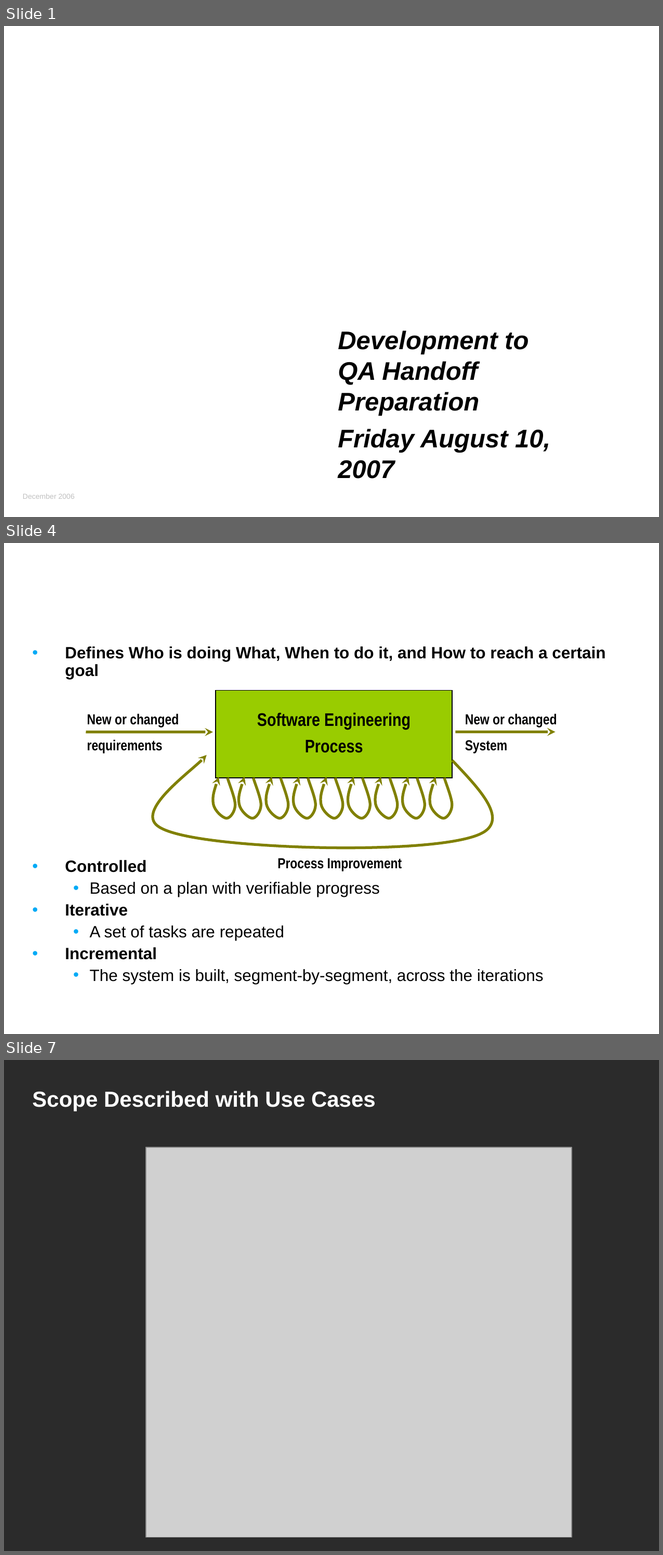
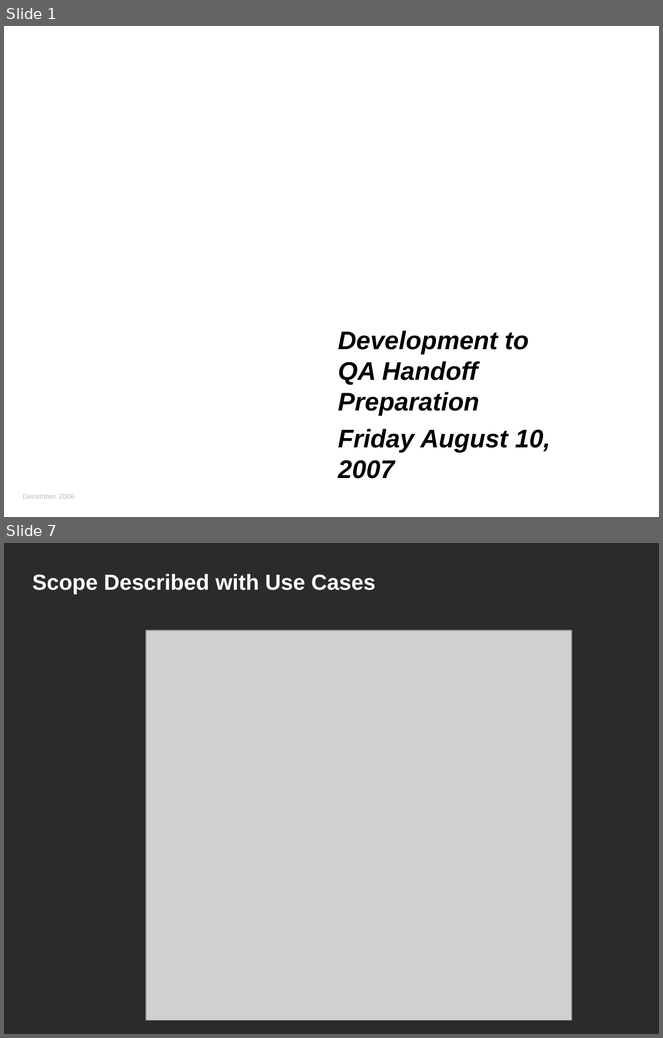
Before and after one commit to NCIP/caarray-docs, a slide deck: project_management/reports/development_to_qa_handoff.ppt. Shown one above the other, each under a label of ours: slides 1, 4 and 7 before the commit, slides 1 and 7 after it; the slides between them are not shown. The pictures are 663x1555 and 663x1038 pixels, drawn with LibreOffice and Linux fonts; fonts in the diff are those of the drawing; grey boxes stand for pictures; background and template pictures are left out; a plain dark background stands for a picture behind light text. Boxes give left, top, right and bottom in pixels: in the first picture for what was removed or moved away, otherwise in the second. Text is boxed around its words. In the diff, an @@ line names an element or a change of style, - is before the commit and + after.

```diff
--- a/project_management/reports/development_to_qa_handoff.ppt
+++ b/project_management/reports/development_to_qa_handoff.ppt
@@ slide 4 removed at (4,543,659,1034), background picture (left out) @@
@@ title removed at (26,543,517,619) @@
-The Process will be evolutionary
@@ text removed at (65,646,606,984) @@
-• Defines Who is doing What, When to do it, and How to reach a certain goal
-• Controlled
-  • Based on a plan with verifiable progress
-• Iterative
-  • A set of tasks are repeated
-• Incremental
-  • The system is built, segment-by-segment, across the iterations
@@ rectangle removed at (216,691,452,778) @@
@@ text removed at (87,714,179,754) @@
-New or changed
-requirements
@@ text removed at (257,713,411,753) @@
-Software Engineering
-Process
@@ text removed at (465,714,557,754) @@
-New or changed
-System
@@ arrow removed from (86, 732) to (213, 732) @@
@@ arrow removed from (455, 732) to (556, 732) @@
@@ freeform shape removed at (138,755,506,849) @@
@@ freeform shape removed at (213,777,236,819) @@
@@ freeform shape removed at (238,777,261,819) @@
@@ freeform shape removed at (266,777,289,819) @@
@@ freeform shape removed at (292,777,316,819) @@
@@ freeform shape removed at (320,777,344,819) @@
@@ freeform shape removed at (347,777,371,819) @@
@@ freeform shape removed at (374,777,398,819) @@
@@ freeform shape removed at (402,777,425,819) @@
@@ freeform shape removed at (429,777,453,819) @@
@@ text removed at (278,858,402,872) @@
-Process Improvement
```
Also in this commit, not shown: 11 slides changed, 4 slides added, 2 other slides removed.
